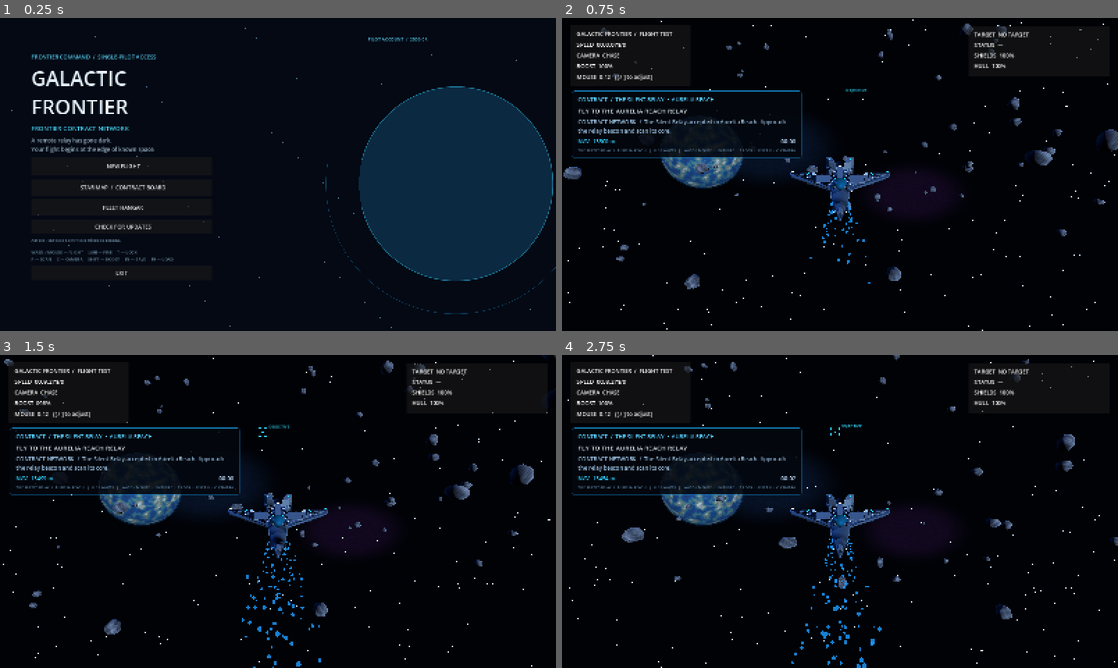
Above: before the commit, frames 1-4 (two rows, left to right).
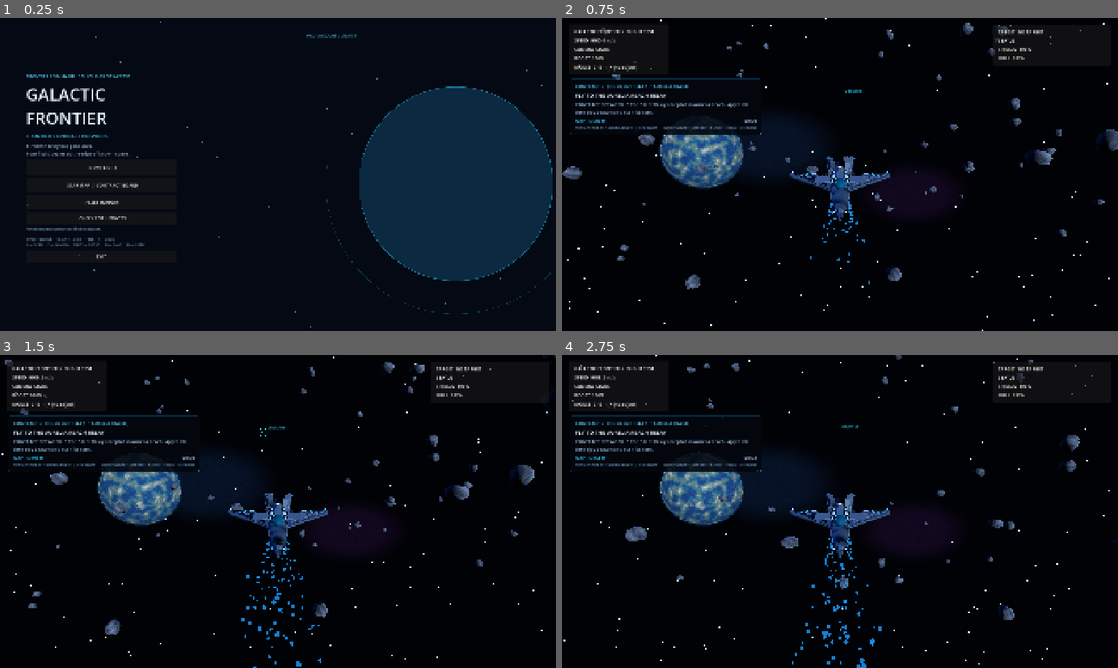
Above: after the commit, the same moments.

Repository: valdissor1990-ui/GALACTIC-FRONTIER
Game: Godot game, scene res://scenes/bootstrap/main.tscn
Same seed, same stepped clock (60 frames per second), same inputs: the game is played once before the commit and once after it.
Inputs (mouse positions are in pixels of both pictures, inside the frame that each line leads up to):
- Up to frame 1 (0.25 s): no input
- Up to frame 2 (0.75 s): click "NEW FLIGHT" at 0.5 s
- Up to frame 3 (1.5 s): tap Enter at 1.25 s; move the mouse to (305, 511) at 1.27 s; hold W (move_forward) from 1.28 s (still down); hold Shift (boost) from 1.28 s (still down)
- Up to frame 4 (2.75 s): keep holding W (move_forward); move the mouse to (812, 511) at 2.02 s; release Shift (boost) at 2.03 s; click (812, 511) at 2.1 s

The runs differ from the first frame. In frame 1, 4.7% of the frame differs, in the area x 2-100%, y 1-100%; in frame 2, 6.5%; in frame 3, 6.7%; in frame 4, 7.2%, in the area x 0-100%, y 0-100%.

Commit message:
Set project render viewport to Full HD 1920x1080

Diff:
--- a/project.godot
+++ b/project.godot
@@ -1,5 +1,5 @@
 ; Engine configuration file.
-; GALACTIC FRONTIER — high-fidelity Windows visual target.
+; GALACTIC FRONTIER — Full HD 1920x1080 rendering target.
 ; Target engine: Godot 4.7.2-stable, Forward+ desktop renderer.
 
 config_version=5
@@ -12,8 +12,9 @@
 config/version="0.1.0"
 
 [display]
-window/size/viewport_width=1600
-window/size/viewport_height=900
+window/size/viewport_width=1920
+window/size/viewport_height=1080
+; Keep a manageable windowed startup size; render viewport remains Full HD.
 window/size/window_width_override=1280
 window/size/window_height_override=720
 window/stretch/mode="canvas_items"
